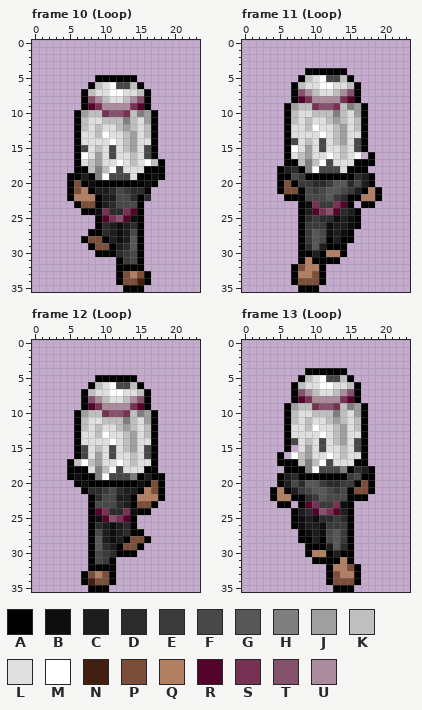
Edited in one commit: pixel-art file (location/000_gateway_desert/npcs/traveler2.aseprite). The picture above is the old version.
24x36 pixels, 19 frames. Colours within 5 levels of each other are drawn and written as one. Shown: frame 10 (Loop), frame 11 (Loop), frame 12 (Loop), frame 13 (Loop). The commit also changed other frames, which this record leaves out.
Visible layers, top first: "Layer 2", "Layer 1".
Palette (. is transparent): A #000000  B #0e0e0e  C #1d1d1d  D #2b2b2b  E #3a3a3a  F #484848  G #575757  H #7f7f7f  J #9f9f9f  K #bfbfbf  L #dfdfdf  M #ffffff  N #421e0f  P #7a4e39  Q #b27f63  R #54032b  S #773153  T #84536b  U #ab8c9c
Pixels before, frame 10 (Loop), first column x 5:
 5 ....AAAAAA....
 6 ...AKLMFFKA...
 7 ..AKLLMMLLKA..
 8 ..ATUKLLKUTA..
 9 ..ARSUUUUSRA..
10 .AJKKSTTSKHJA.
11 .AKLLKKKHKLJA.
12 .AKLKLLKJKLKA.
13 .ALLKMLLKJLKA.
14 .ALLLLMLKJLLA.
15 .AFLKLFLKJLFA.
16 .AMLJLFLLKLFA.
17 .ALKJLLMLKLMKA
18 .AAKHKMFLLLAAA
19 AACAHMFFFLAABA
20 APABAAAAAAABA.
21 APQACCDFEDDA..
22 AQQQACCFFDAD..
23 .APPACDFFFA...
24 ..AABSDDSRA...
25 ....ARSTRBA...
26 ....ADCBCDA...
27 ...AADCBCFA...
28 ..APPACBCGA...
29 ...APPACDGA...
30 ....AAADEFA...
31 .......AEFA...
32 .......AAAA...
33 .......APQPA..
34 .......APPNA..
35 ........AAA...
Pixels before, frame 11 (Loop), first column x 5:
 4 ....AAAAAA.....
 5 ...AKLMFFKA....
 6 ..AKLLMMLLKA...
 7 ..ATUKLLKUTA...
 8 ..ARSUUUUSRA...
 9 .AJKKSTTSKHJA..
10 .AKLLKKKHKLJA..
11 .AKLKLLKJKLKA..
12 .ALLKMLLKJLKA..
13 .ALLLLMLKJLLA..
14 .AFLKLFLKJLFA..
15 .AMLJLFLLKLFA..
16 .ALKJLLMLKLM.A.
17 .AAKHKMFLLLAAA.
18 ACDAHMFFFLAAA..
19 AAFEAAAAAAADCA.
20 APAEEDDEGGDFCA.
21 APPAFEFGGFECAQA
22 .AAAFFFGEDAAQQA
23 ...ABSEESRA.AA.
24 ...ACRSTRDCA...
25 ...ADEDDBCBA...
26 ...AEEEBCCBA...
27 ...AEGFBCBA....
28 ...AEGFACAA....
29 ...ADGCAAA.....
30 ...AACAQQA.....
31 ...AQAAAA......
32 ..APQQA........
33 ..AQQPA........
34 ..APPPA........
35 ...AAA.........
Pixels before, frame 12 (Loop), first column x 5:
 5 ....AAAAAA....
 6 ...AKLMFFKA...
 7 ..AKLLMMLLKA..
 8 ..ATUKLLKUTA..
 9 ..ARSUUUUSRA..
10 .AJKKSTTSKHJA.
11 .AKLLKKKHKLJA.
12 .AKLKLLKJKLKA.
13 .ALLKMLLKJLKA.
14 .ALLLLMLKJLLA.
15 .AFLKLFLKJLFA.
16 .AFLJLFLLKLFA.
17 AKMKJLLMLKLLA.
18 AAALHKMFLLLAA.
19 ABAAHMFFFHACAA
20 .ABAAAAAAABAPA
21 ..ADDEFDCCAQPA
22 ...ADFFCCAQQQA
23 ...AFFFDCAPPA.
24 ...ARSDDSBAA..
25 ...ABRTSRA....
26 ...ADCBCDA....
27 ...AFCBCDAA...
28 ...AGCBCAPPA..
29 ...AGDCAPPA...
30 ...AFEDAAA....
31 ...AFEA.......
32 ...AAAA.......
33 ..APQPA.......
34 ..ANPPA.......
35 ...AAA........
Pixels before, frame 13 (Loop), first column x 4:
 4 .....AAAAAA....
 5 ....AKLMFFKA...
 6 ...AKLLMMLLKA..
 7 ...ATUKLLKUTA..
 8 ...ARSUUUUSRA..
 9 ..AJKKSTTSKHJA.
10 ..AKLLKKKHKLJA.
11 ..AKLKLLKJKLKA.
12 ..ALLKMLLKJLKA.
13 ..ALLLLMLKJLLA.
14 ..AFLKLFLKJLFA.
15 ..A.LJLFLLKLFA.
16 .A.MKJLLMLKLLA.
17 .AAAKHKMFLLLAA.
18 ..AAAHMFFFHADCA
19 .ACDAAAAAAAEFAA
20 .ACFDGGEDDEEAPA
21 AQACEFGGFEFAPPA
22 AQQAADEGFFFAAA.
23 .AA.ARSEESBA...
24 ...ACDRTSRCA...
25 ...ABCBDDEDA...
26 ...ABCCBEEEA...
27 ....ABCBFGEA...
28 ....AACAFGEA...
29 .....AAACGDA...
30 .....AQQACAA...
31 ......AAAAQA...
32 ........AQQPA..
33 ........APQQA..
34 ........APPPA..
35 .........AAA...
Now the later version:
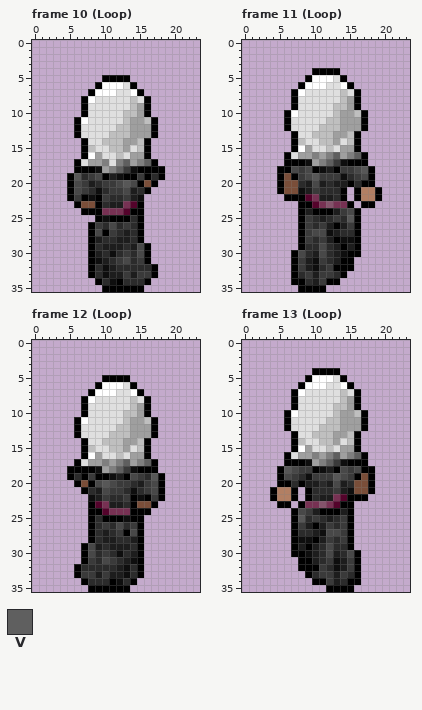
Colours new in this view: V #5f5f5f
Edits made:
Changed rows in their new state; - is an unchanged pixel.
Frame 10 (Loop), layers "Layer 2", "Layer 1":
first column x 6:
 5 ---.----.----
 6 --.AM-MLA.---
 7 -.AMM-L-MA.--
 8 --MLL--LKL---
 9 --LLLLLLKJ---
10 .ALLLLLK-JA.-
11 -M--LLLKJJK--
12 -L-L---KJJJ--
13 ---LLKK--JJ--
14 .A--KKKJ-KA.-
15 .AKL-KKJLKA.-
16 .AM--LK-JJA.-
17 --J-H-HVJHVA.
18 --ABJHVEBA---
19 GDEFACBAAE-D-
20 FECDEEFGF-P--
21 FEDBDEEFC----
22 EAB-EDDECB.--
23 ----DCCSR----
24 ---A-SSRA----
25 ----BAAAD----
26 --AE-FDE-----
27 ---FAED-D----
28 -.ACDDC-D----
29 ---DCC--CFA--
30 --ACDB--DFA--
31 --ABCDEFDEA--
32 --ADBCDDDDDA-
33 --ADBCCECEEA-
34 ---ADB-DDD---
35 ----AAA------
Frame 11 (Loop), layer "Layer 2":
first column x 6:
 4 ---.----.----
 5 --.AM-MLA.---
 6 -.AMM-L-MA.--
 7 --MLL--LKL---
 8 --LLLLLLKJ---
 9 .ALLLLLK-JA.-
10 -M--LLLKJJK--
11 -L-L---KJJJ--
12 ---LLKK--JJ--
13 .A--KKKJ-KA.-
14 .AKL-KKJLKA.-
15 .AM--LK-JJA.-
16 --J-HJHVJHVA.
17 --ABJHVEBA--.
18 AFEFABCAEEFGA
19 PA-FGEEEBDEF-
20 -PDCFCDCCADA-
21 --BC-DDDA.AQ-
22 ---RSCCDA.---
23 ---ARST-S----
24 ----AAACEF---
25 ---EDC-EDG---
26 ----D-CA-E---
27 ----F---DDA--
28 ----DECABBA--
29 ----DFDC-CA--
30 -AFD-FDCBAA--
31 -AECBEDCAA---
32 --ECBDEAAA---
33 --DECEEDA----
34 --ADCEAA-----
35 -----A-------
Frame 12 (Loop), layers "Layer 2", "Layer 1":
first column x 5:
 5 ----.----.---
 6 ---.AM-MLA.--
 7 --.AMM-L-MA.-
 8 ---MLL--LKL--
 9 ---LLLLLLKJ--
10 -.ALLLLLK-JA.
11 --M--LLLKJJK-
12 --L-L---KJJJ-
13 ----LLKK--JJ-
14 -.A--KKKJ-KA.
15 -.AKL-KKJLKA.
16 -.AM--LK-JJA.
17 .ALJ-HJHVJHV-
18 ---ABJHVEBA--
19 -D-EAABCAFEDG
20 --P-FGFEEDCEF
21 ----CFEEDBDEF
22 ---BCEDDE-BAE
23 ----RSCCD----
24 ----ARSS-A---
25 ----DAAAB-A--
26 -----EDF-EA--
27 ----D-DEAF---
28 ----D-CDDCA.-
29 --AFC--CCD---
30 --AFD--BDCA--
31 --AEDFEDCBA--
32 -ADDDDDCBDA--
33 -AEECECCBDA--
34 ---DDD-BDA---
35 ------AAA----
Frame 13 (Loop), layer "Layer 2":
first column x 5:
 4 ----.----.---
 5 ---.AM-MLA.--
 6 --.AMM-L-MA.-
 7 ---MLL--LKL--
 8 ---LLLLLLKJ--
 9 -.ALLLLLK-JA.
10 --M--LLLKJJK-
11 --L-L---KJJJ-
12 ----LLKK--JJ-
13 -.A--KKKJ-KA.
14 -.AKL-KKJLKA.
15 -.AM--LK-JJA.
16 .ALJ-HJHVJHV-
17 .--ABJHVEBA--
18 AGFEEABCAFEFA
19 -FEDBEEEGF-AP
20 -ADACCDCFCDP-
21 -QA.ADDD-CB--
22 ---.ADCCSR---
23 ----S-TSRA---
24 ---FECAAA----
25 ---GDE-CDE---
26 ---E-AC-D----
27 --ADD---F----
28 --ABBACED----
29 --AC-CDFD----
30 --AABCDF-DFA-
31 ---AACDEBCEA-
32 ---AAAEDBCE--
33 ----ADEECED--
34 -----AAECDA--
35 -------A-----
Where, in picture pixels (left, top, right, bottom), the same in both pictures:
changed: (74, 75, 165, 292)
changed: (284, 68, 375, 292)
changed: (67, 375, 158, 592)
changed: (277, 368, 368, 592)
